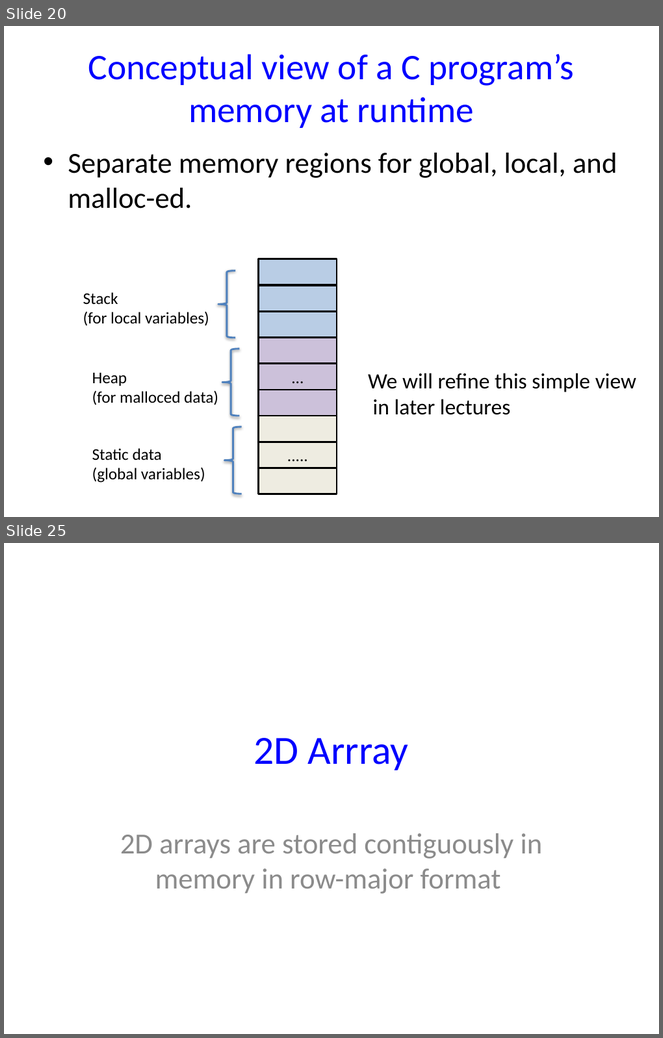
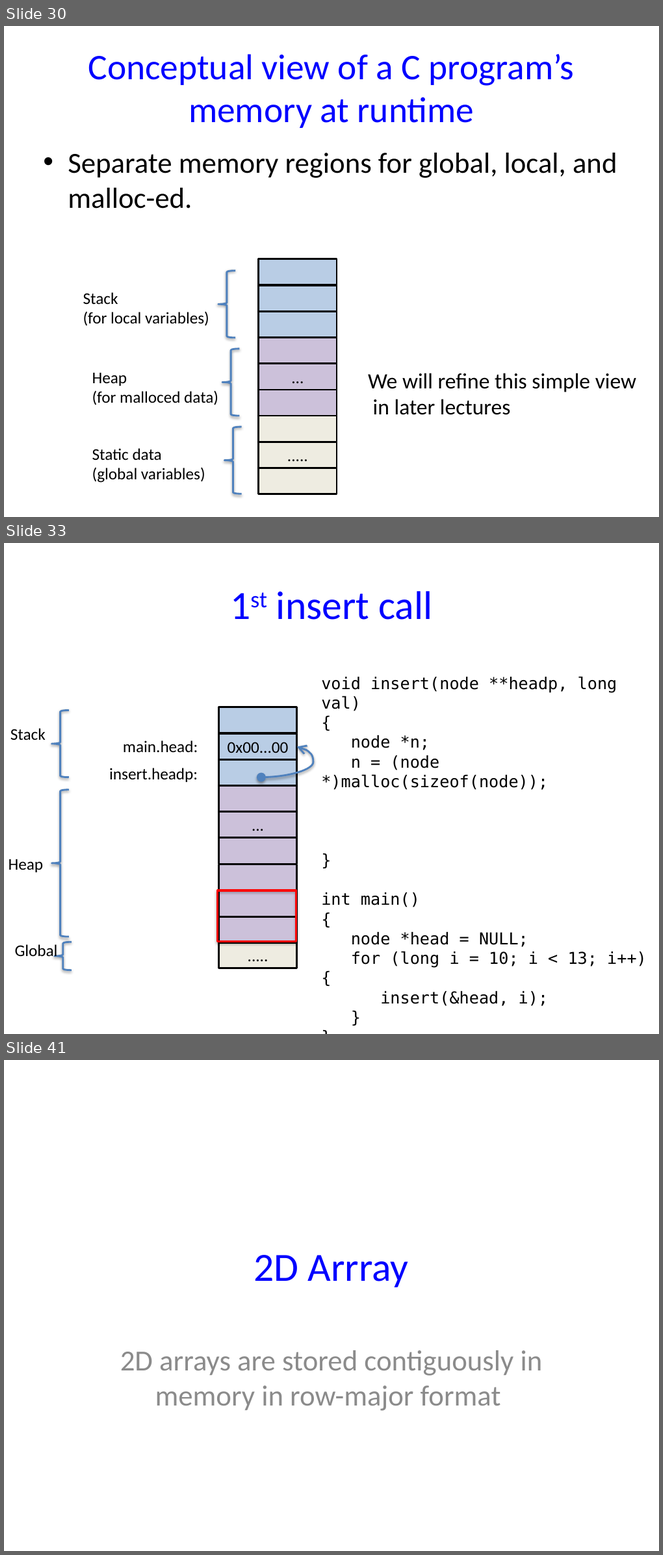
Before and after one commit to NYU-CSO/nyu-cso.github.io, a slide deck: notes/07-structs_malloc_2d.pptx. Shown one above the other, each under a label of ours: slides 20 and 25 before the commit, slides 30, 33 and 41 after it; the slides between them are not shown. The pictures are 663x1038 and 663x1555 pixels, drawn with LibreOffice and Linux fonts; fonts in the diff are those of the drawing. Boxes give left, top, right and bottom in pixels: in the first picture for what was removed or moved away, otherwise in the second. Text is boxed around its words. In the diff, an @@ line names an element or a change of style, - is before the commit and + after.

```diff
--- a/notes/07-structs_malloc_2d.pptx
+++ b/notes/07-structs_malloc_2d.pptx
@@ slide 33 added at box(4, 543, 659, 1034), background #FFFFFF @@
@@ title added at box(276, 591, 432, 620), 44 pt, text #0000FF @@
+1st insert call
@@ text added at box(321, 676, 647, 1006), 18 pt, text #000000 @@
+void insert(node **headp, long val)
+{
+node *n;
+n = (node *)malloc(sizeof(node));
+}
+int main()
+{
+node *head = NULL;
+for (long i = 10; i < 13; i++) {
+insert(&head, i);
+}
+}
@@ left brace added at box(52, 710, 69, 777), outline #4F81BD 2 pt @@
@@ rectangle added at box(219, 707, 297, 733), fill #B9CDE5, outline #000000 2 pt @@
@@ text added at box(10, 728, 46, 740), 18 pt, text #000000 @@
+Stack
@@ rectangle added at box(219, 733, 297, 760), fill #B9CDE5, outline #000000 2 pt, 18 pt, text #000000 @@
+0x00...00
@@ text added at box(123, 741, 198, 753), 18 pt, text #000000 @@
+main.head:
@@ curved double arrow added from (261, 778) to (297, 746), #4F81BD 2 pt @@
@@ text added at box(109, 768, 198, 782), 18 pt, text #000000 @@
+insert.headp:
@@ rectangle added at box(219, 760, 297, 786), fill #B9CDE5, outline #000000 2 pt @@
@@ left brace added at box(52, 790, 69, 938), outline #4F81BD 2 pt @@
@@ rectangle added at box(219, 786, 297, 812), fill #CCC1DA, outline #000000 2 pt @@
@@ rectangle added at box(219, 812, 297, 839), fill #CCC1DA, outline #000000 2 pt, 18 pt, text #000000 @@
+...
@@ rectangle added at box(219, 838, 297, 864), fill #CCC1DA, outline #000000 2 pt @@
@@ text added at box(9, 859, 43, 873), 18 pt, text #000000 @@
+Heap
@@ rectangle added at box(219, 865, 297, 891), fill #CCC1DA, outline #000000 2 pt @@
@@ rectangle added at box(218, 891, 296, 942), outline #FF0000 2.25 pt @@
@@ rectangle added at box(219, 891, 297, 917), fill #CCC1DA, outline #000000 2 pt @@
@@ rectangle added at box(219, 917, 297, 943), fill #CCC1DA, outline #000000 2 pt @@
@@ text added at box(15, 945, 58, 959), 18 pt, text #000000 @@
+Global
@@ left brace added at box(55, 942, 72, 970), outline #4F81BD 2 pt @@
@@ rectangle added at box(219, 942, 297, 968), fill #EEECE1, outline #000000 2 pt, 18 pt, text #000000 @@
+.....
@@ what was slide 20 is now slide 30 @@
@@ what was slide 25 is now slide 41 @@
```
Also in this commit, not shown: 3 slides changed, 18 other slides added, 3 slides removed, 3 other files.
